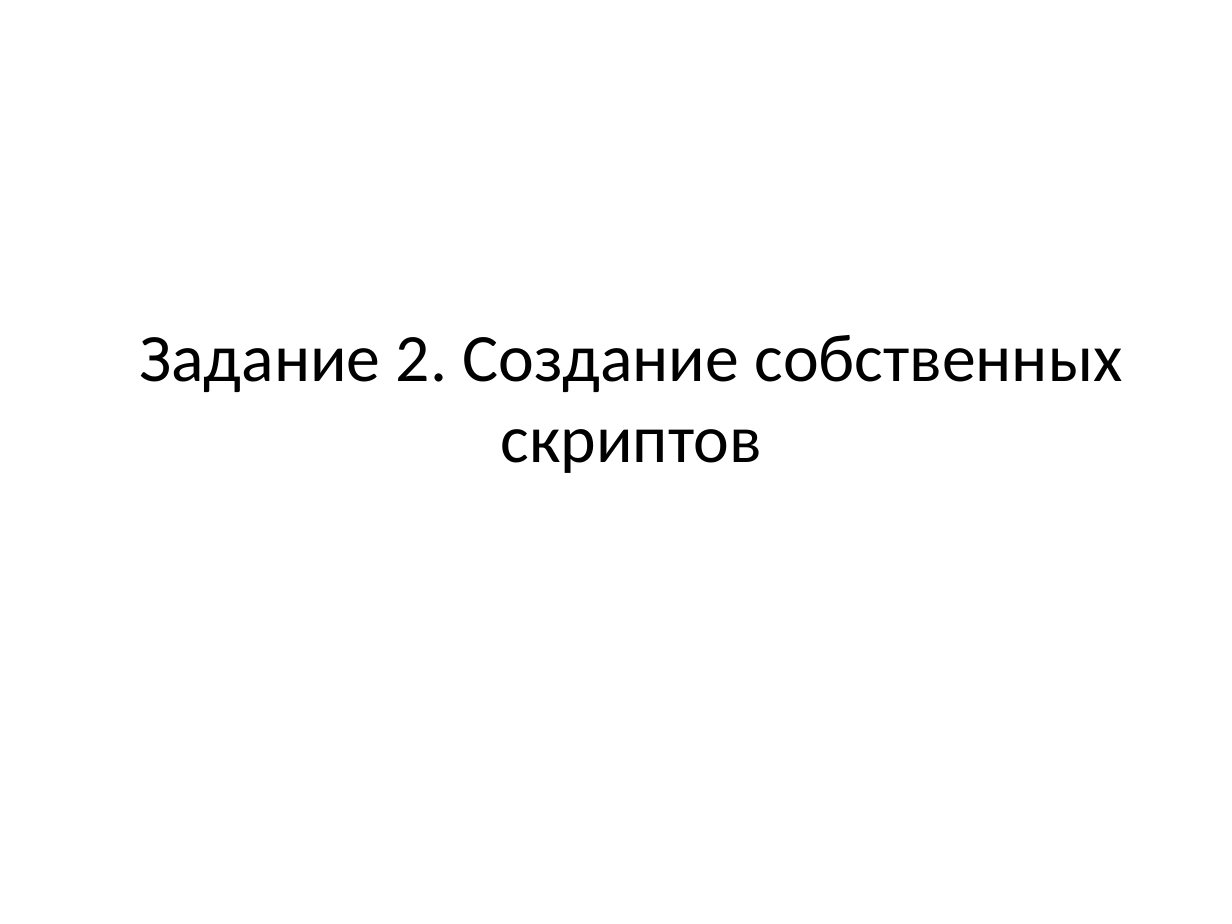
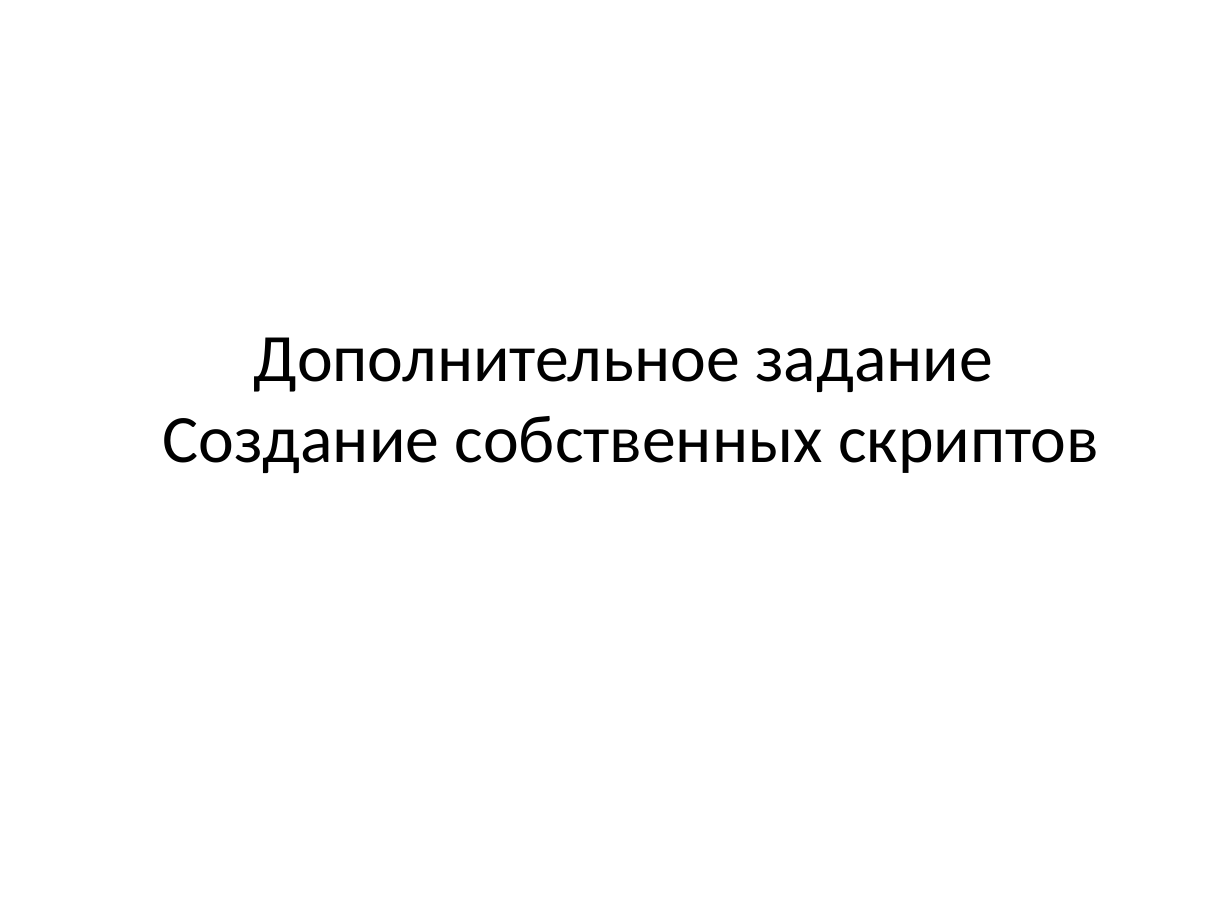
Before and after one commit to mbdatateach/site, a slide deck: slide 18 of сайт/практики/2 JavaScript для сайтов.pptx (slide 12 before the commit). Drawn at 1232x924 pixels with LibreOffice and Linux fonts; fonts in the diff are those of the drawing. Boxes give left, top, right and bottom in pixels: in the first picture for what was removed or moved away, otherwise in the second. Text is boxed around its words. In the diff, an @@ line names an element or a change of style, - is before the commit and + after.

```diff
--- a/сайт/практики/2 JavaScript для сайтов.pptx
+++ b/сайт/практики/2 JavaScript для сайтов.pptx
@@ title at [163, 337, 1099, 473]: text changed @@
-Задание 2. Создание собственных скриптов
+Дополнительное задание
+Создание собственных скриптов
```
Also in this commit, not shown: 3 other slides changed, 10 other files.
